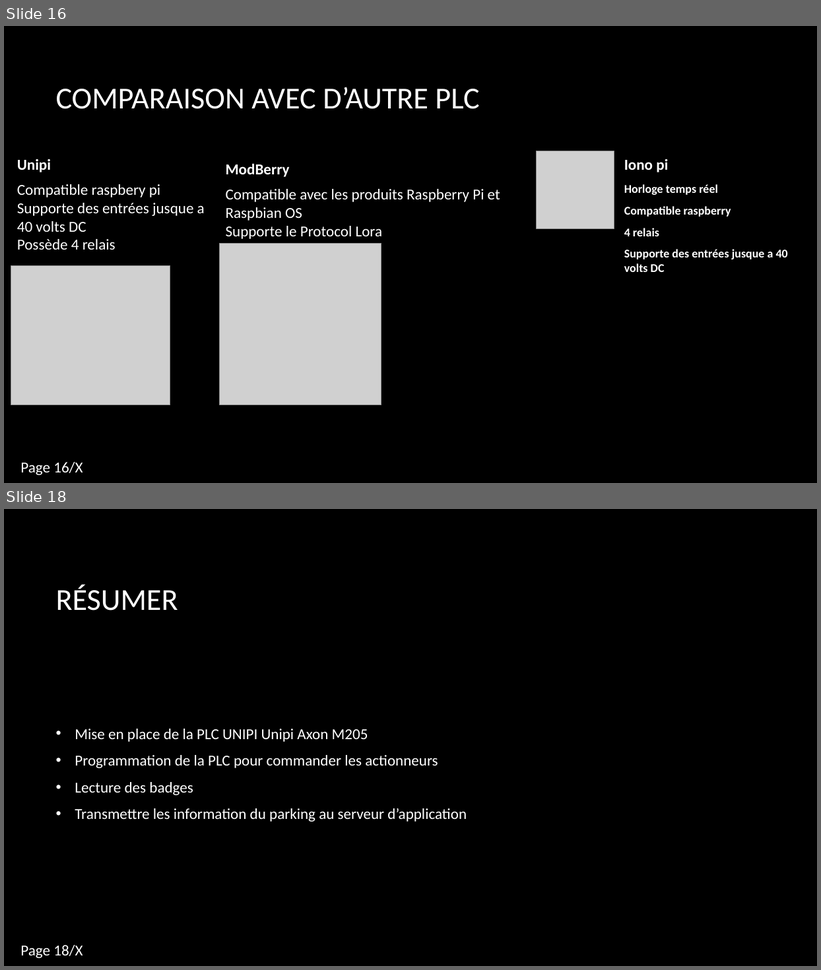
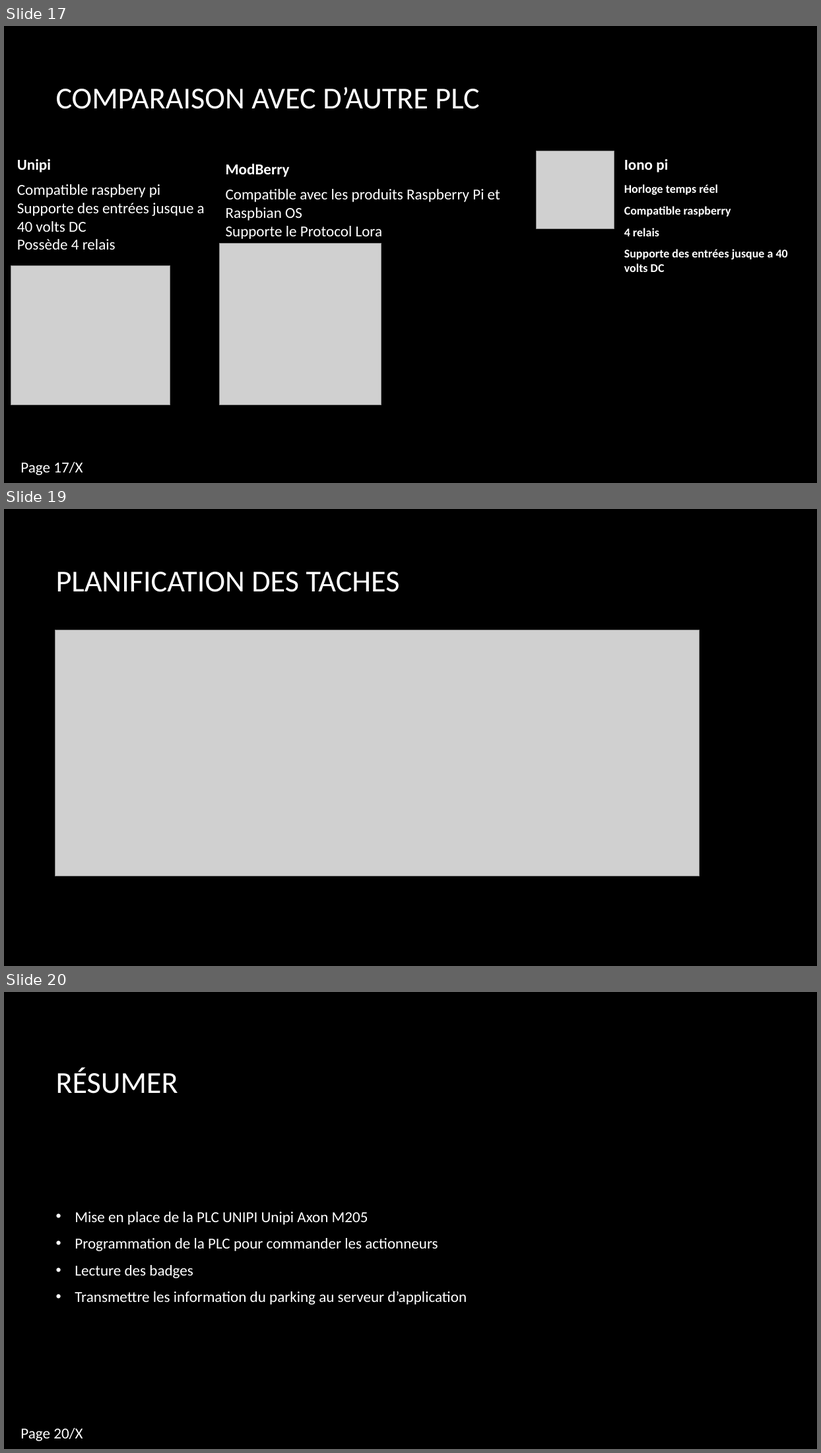
Before and after one commit to camillelahaut/SFL1-Parking-, a slide deck: Commun/Membres/Willy/Présentation revu de projet 2.pptx. Shown one above the other, each under a label of ours: slides 16 and 18 before the commit, slides 17, 19 and 20 after it; the slides between them are not shown. The pictures are 821x970 and 821x1453 pixels, drawn with LibreOffice and Linux fonts; fonts in the diff are those of the drawing; grey boxes stand for pictures; background and template pictures are left out. Boxes give left, top, right and bottom in pixels: in the first picture for what was removed or moved away, otherwise in the second. Text is boxed around its words. In the diff, an @@ line names an element or a change of style, - is before the commit and + after.

```diff
--- a/Commun/Membres/Willy/Présentation revu de projet 2.pptx
+++ b/Commun/Membres/Willy/Présentation revu de projet 2.pptx
@@ slide 19 added at (4,509,817,966), background picture (left out) @@
@@ title added at (56,572,400,592), 36 pt, text #FFFFFF @@
+PLANIFICATION DES TACHES
@@ picture added at (55,630,700,877) @@
@@ what was slide 16 is now slide 17 @@
@@ page number at (20,462,83,475): text changed @@
-Page 16/X
+Page 17/X
@@ what was slide 18 is now slide 20 @@
@@ page number at (20,1428,83,1441): text changed @@
-Page 18/X
+Page 20/X
```
Also in this commit, not shown: 1 slide changed, 2 other slides added, 1 slide removed, 1 other file.
